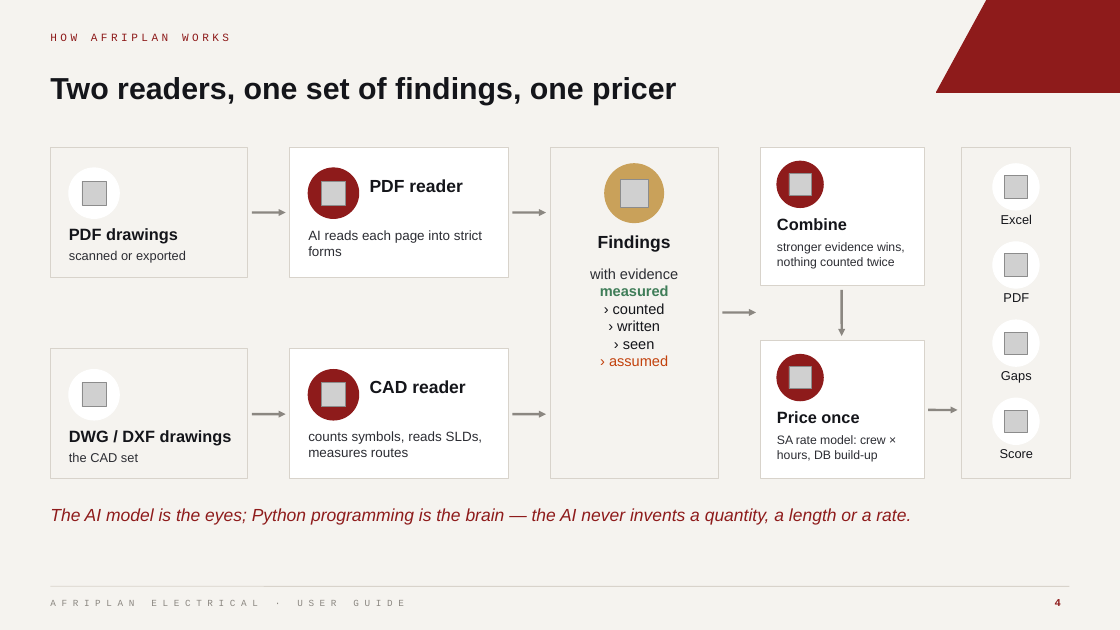
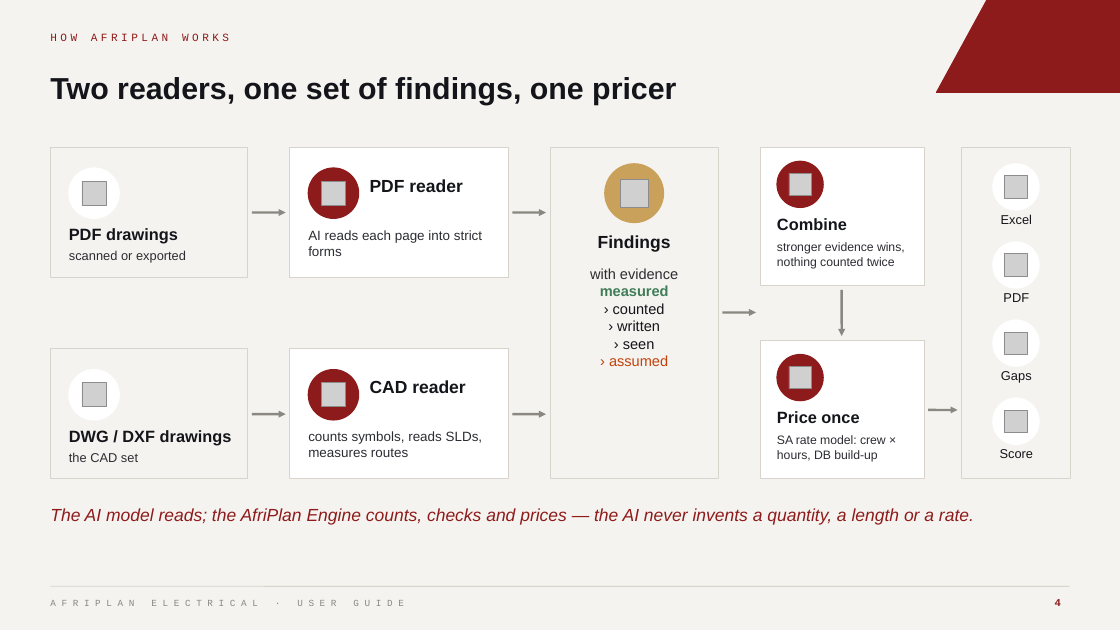
Before and after one commit to Jonathan-Lukwichi/afriplan-ai, a slide deck: slide 4 of docs/presentation/AfriPlan_User_Guide.pptx. Drawn at 1120x630 pixels with LibreOffice and Linux fonts; fonts in the diff are those of the drawing; grey boxes stand for pictures. Boxes give left, top, right and bottom in pixels: in the first picture for what was removed or moved away, otherwise in the second. Text is boxed around its words. In the diff, an @@ line names an element or a change of style, - is before the commit and + after.

```diff
--- a/docs/presentation/AfriPlan_User_Guide.pptx
+++ b/docs/presentation/AfriPlan_User_Guide.pptx
@@ text at box(50, 508, 974, 525): text changed @@
-The AI model is the eyes; Python programming is the brain — the AI never invents a quantity, a length or a rate.
+The AI model reads; the AfriPlan Engine counts, checks and prices — the AI never invents a quantity, a length or a rate.
```
Also in this commit, not shown: 1 other slide changed.
